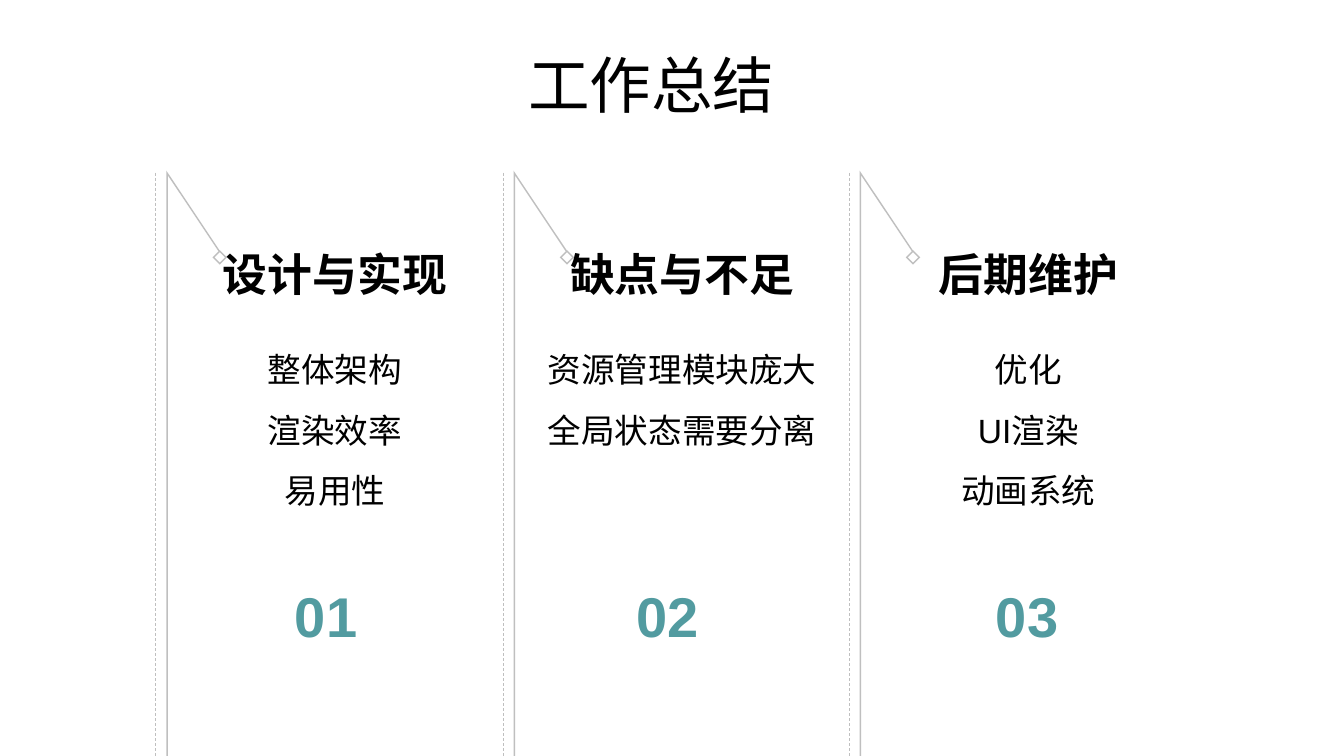
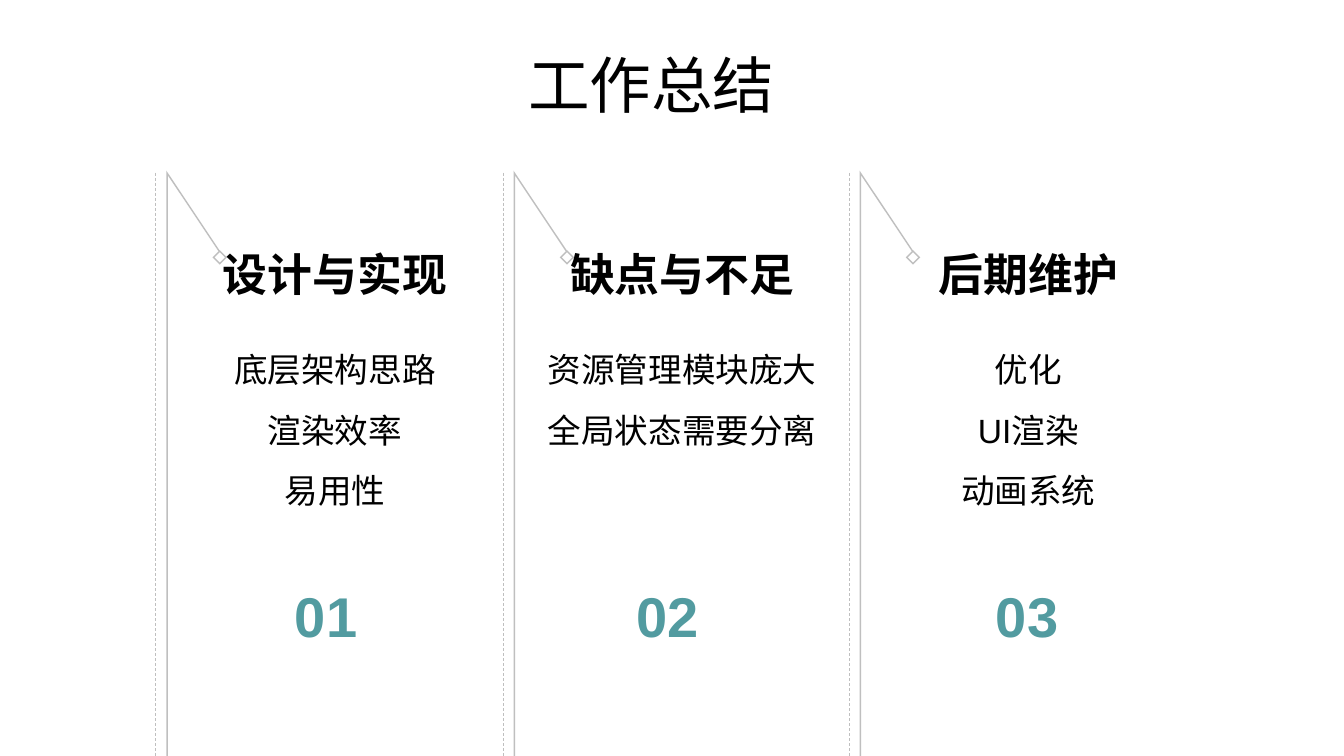
Before and after one commit to atom-chen/Main, a slide deck: slide 33 of OpenGL/答辩PPT.pptx. Drawn at 1344x756 pixels with LibreOffice and Linux fonts; fonts in the diff are those of the drawing. Boxes give left, top, right and bottom in pixels: in the first picture for what was removed or moved away, otherwise in the second. Text is boxed around its words. In the diff, an @@ line names an element or a change of style, - is before the commit and + after.

```diff
--- a/OpenGL/答辩PPT.pptx
+++ b/OpenGL/答辩PPT.pptx
@@ text at box(234, 353, 436, 385): text changed @@
-整体架构
+底层架构思路
```
Also in this commit, not shown: 14 other slides changed.
